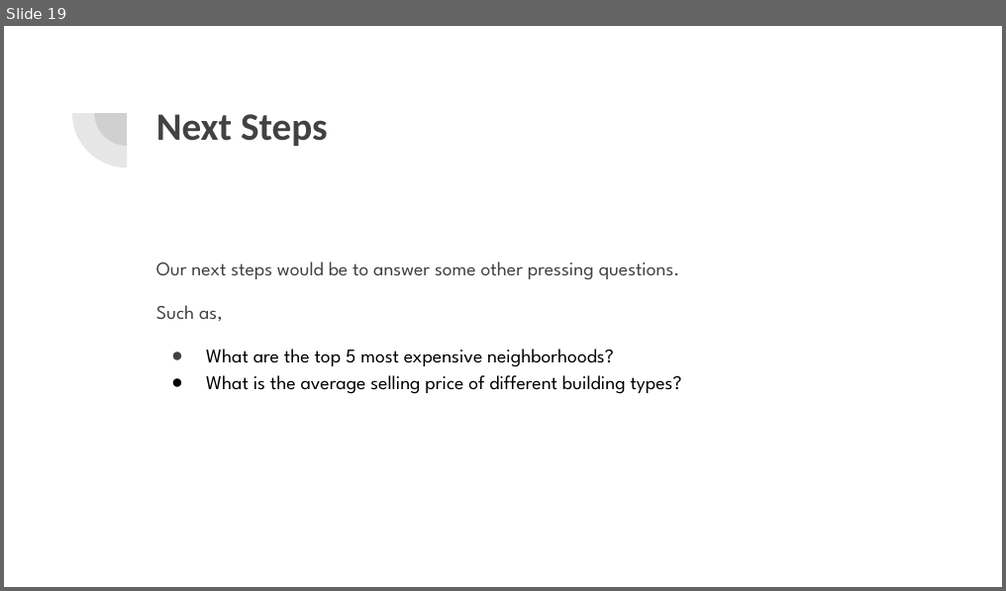
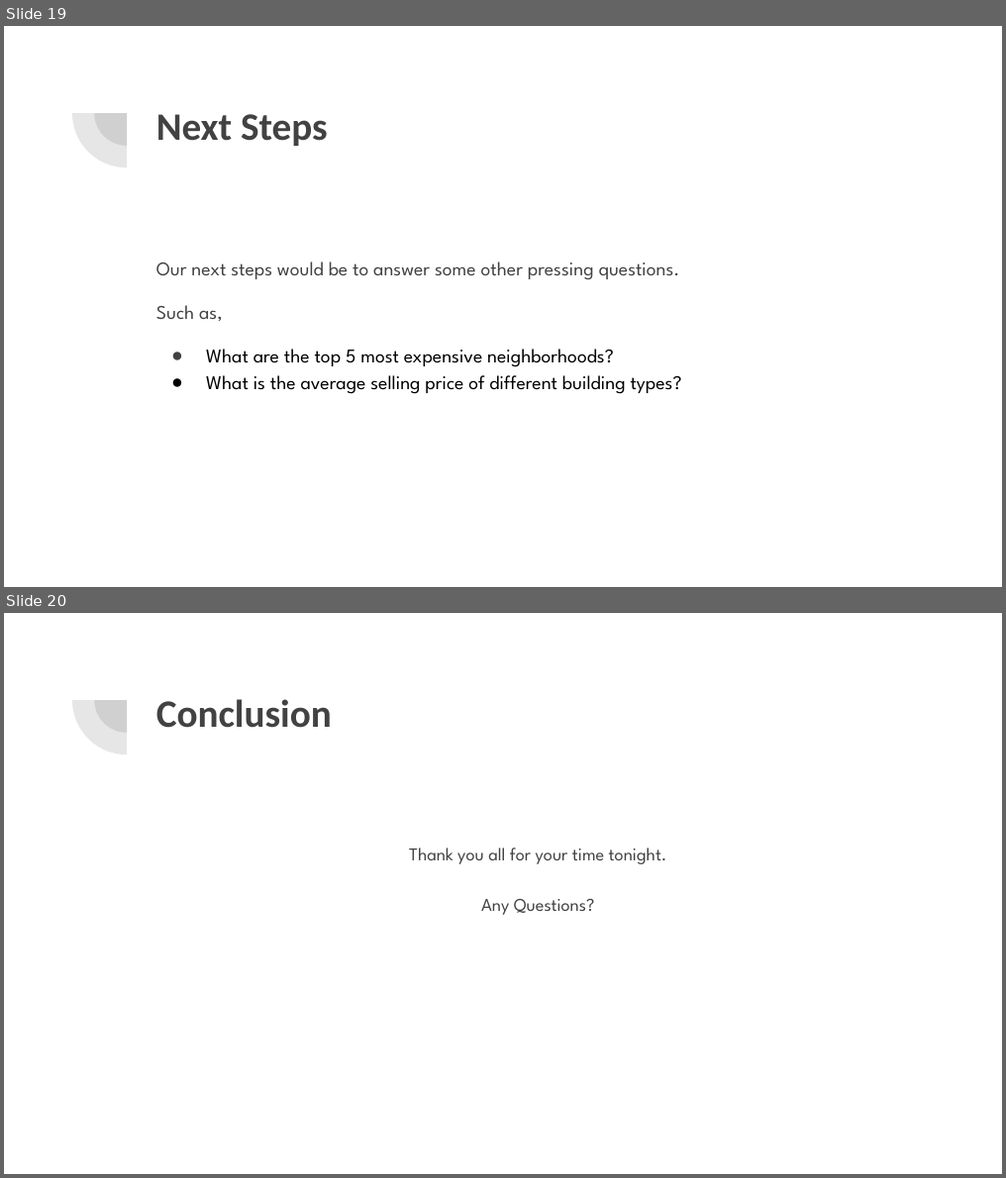
Before and after one commit to DerekHypo/Final_Project, a slide deck: Housing Prices-Final Project.pptx. Shown one above the other, each under a label of ours: slide 19 before the commit, slides 19 and 20 after it. The pictures are 1006x591 and 1006x1178 pixels, drawn with LibreOffice and Linux fonts; fonts in the diff are those of the drawing. Boxes give left, top, right and bottom in pixels: in the first picture for what was removed or moved away, otherwise in the second. Text is boxed around its words. In the diff, an @@ line names an element or a change of style, - is before the commit and + after.

Commit message:
Final PPT

```diff
--- a/Housing Prices-Final Project.pptx
+++ b/Housing Prices-Final Project.pptx
@@ slide 20 added at (x1=4, y1=613, x2=1002, y2=1174), background #FFFFFF; not listed: 2 template elements that a slide beside it also shows @@
@@ title added at (x1=156, y1=699, x2=332, y2=728), 28 pt, text #424242, bold @@
+Conclusion
@@ text added at (x1=409, y1=848, x2=667, y2=915), 13 pt, text #424242 @@
+Thank you all for your time tonight.
+Any Questions?
```
